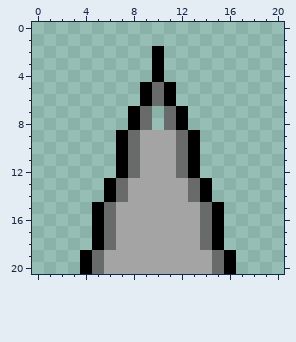
Pixel-art file: Assets/Sprites/spike.aseprite. The picture above is the old version.
21x21 pixels, 1 frame.
Now the later version:
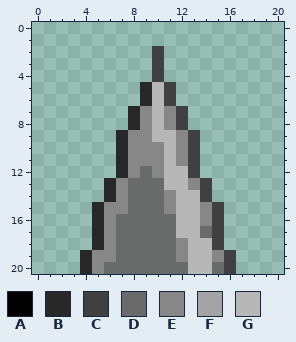
Palette (. is transparent): A #000000  B #282828  C #404040  D #696a6a  E #878787  F #a4a4a4  G #b7b7b7
Edits made:
Changed rows in their new state; - is an unchanged pixel.
first column x 4:
 2 ------C------
 3 ------C------
 4 ------C------
 5 -----BGC-----
 6 -----BGC-----
 7 ----BEGEC----
 8 ----BEGEC----
 9 ---BEEGGEC---
10 ---BEEEGEC---
11 ---BEEEGEC---
12 ---BEDEGGC---
13 --BEDDDGGEC--
14 --BEDDDEGGC--
15 -BEEDDDEGGEC-
16 -BEDDDDDGGEC-
17 -BEDDDDDGG-C-
18 -BEDDDDDEGGC-
19 BEEDDDDDEGGEC
20 BEDDDDDDDGG-C
